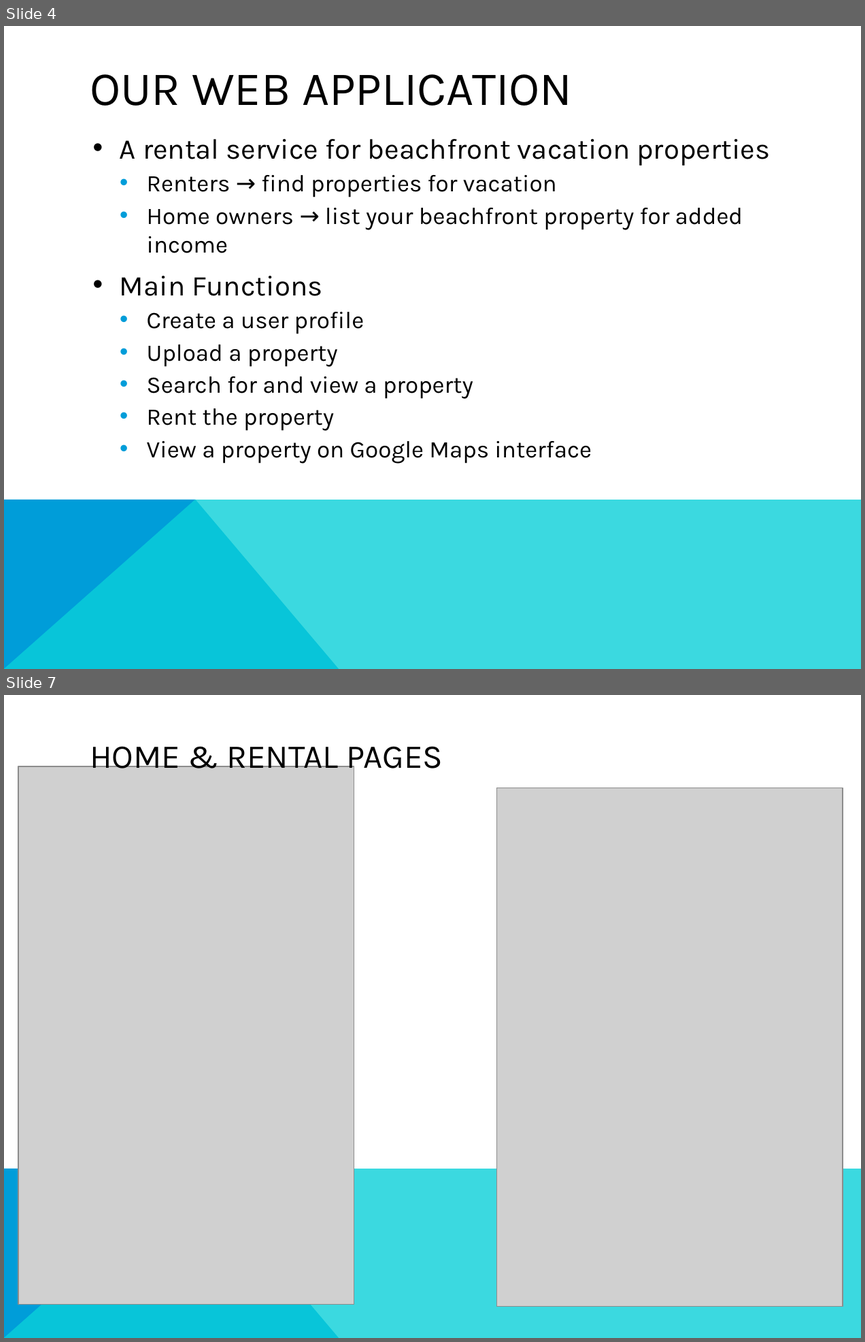
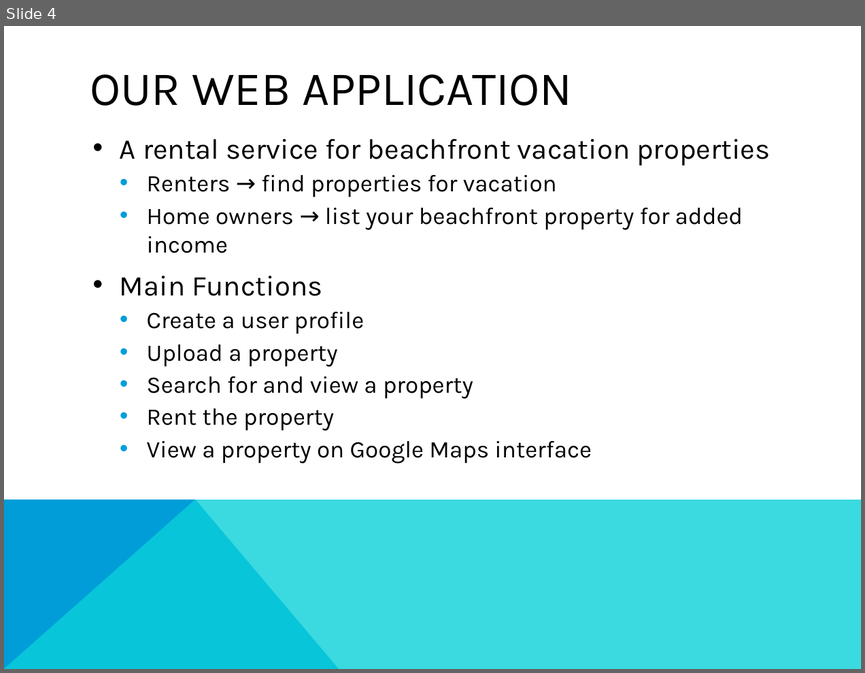
Before and after one commit to UMBC-CMSC447/Section-1-Team-3, a slide deck: Presentation/Final Presentation.pptx. Shown one above the other, each under a label of ours: slides 4 and 7 before the commit, slide 4 after it; the slides between them are not shown. The pictures are 865x1342 and 865x673 pixels, drawn with LibreOffice and Linux fonts; fonts in the diff are those of the drawing; grey boxes stand for pictures. Boxes give left, top, right and bottom in pixels: in the first picture for what was removed or moved away, otherwise in the second. Text is boxed around its words. In the diff, an @@ line names an element or a change of style, - is before the commit and + after.

```diff
--- a/Presentation/Final Presentation.pptx
+++ b/Presentation/Final Presentation.pptx
@@ slide 7 removed at (x1=4, y1=695, x2=861, y2=1338), background #FFFFFF; not listed: 2 template elements that a slide beside it also shows @@
@@ title removed at (x1=90, y1=746, x2=443, y2=776) @@
-HOME & RENTAL PAGES
@@ picture removed at (x1=18, y1=766, x2=354, y2=1304) @@
@@ picture removed at (x1=496, y1=787, x2=843, y2=1306) @@
```
Also in this commit, not shown: 2 slides changed, 2 slides added, 3 other slides removed.
